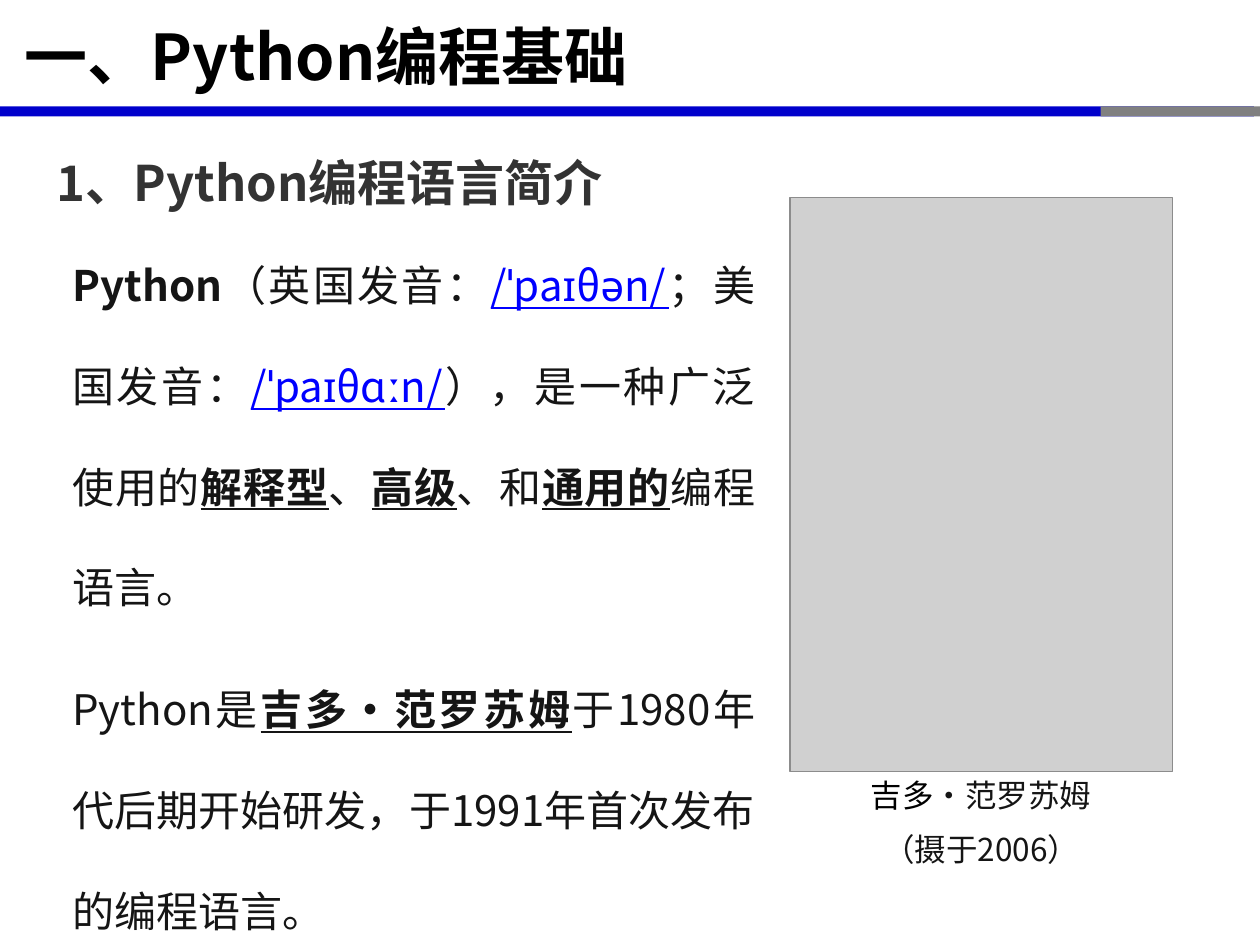
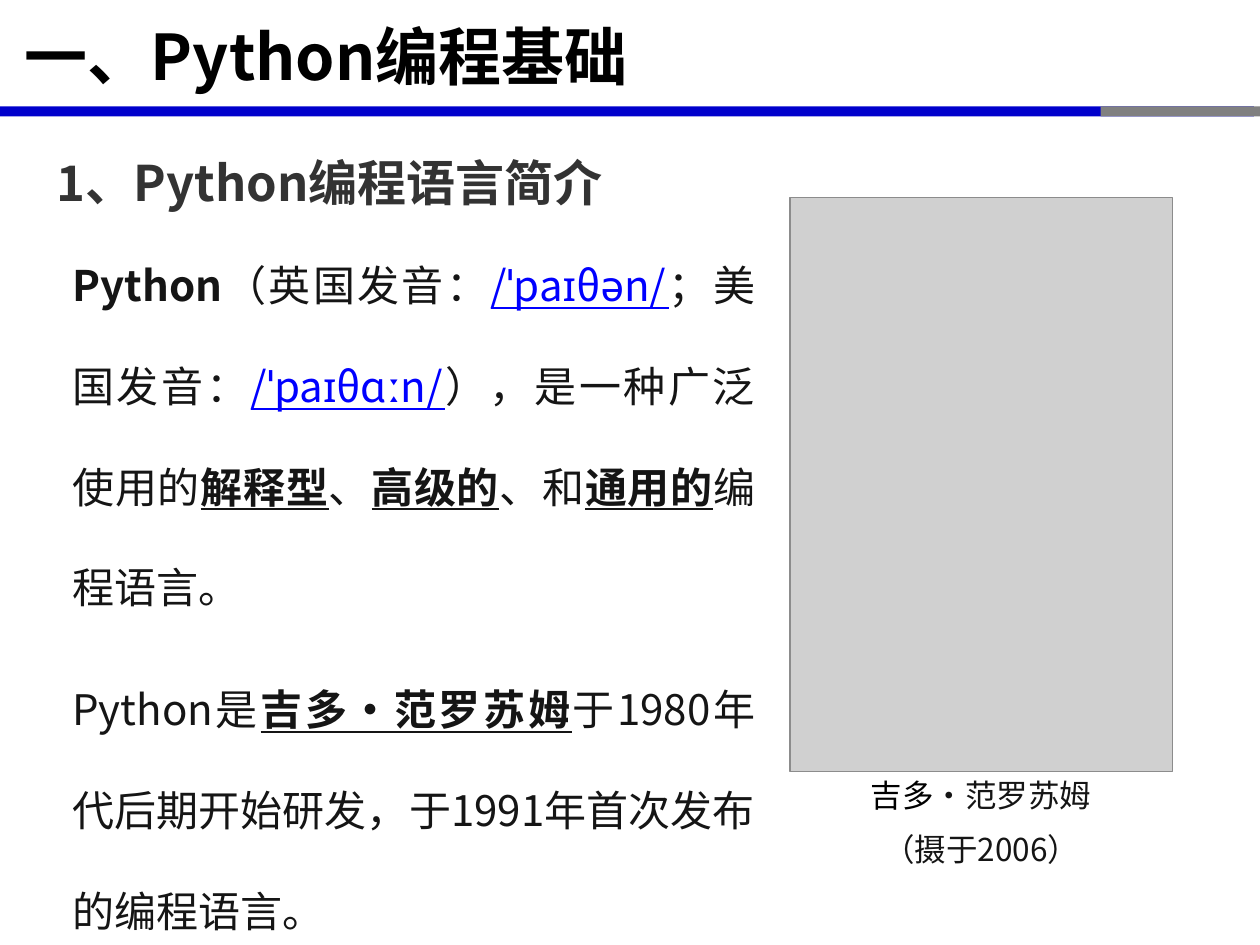
Before and after one commit to xinluo2018/open-source-gis-course, a slide deck: slide 4 of 第3章-开源GIS软件开发环境-6课时/第3章--开源GIS软件开发环境-Python编程基础-2学时.pptx. Drawn at 1260x945 pixels with LibreOffice and Linux fonts; fonts in the diff are those of the drawing; grey boxes stand for pictures. Boxes give left, top, right and bottom in pixels: in the first picture for what was removed or moved away, otherwise in the second. Text is boxed around its words. In the diff, an @@ line names an element or a change of style, - is before the commit and + after.

```diff
--- a/第3章-开源GIS软件开发环境-6课时/第3章--开源GIS软件开发环境-Python编程基础-2学时.pptx
+++ b/第3章-开源GIS软件开发环境-6课时/第3章--开源GIS软件开发环境-Python编程基础-2学时.pptx
@@ text at bbox=[72, 265, 755, 607]: text changed @@
-Python（英国发音：/ˈpaɪθən/；美国发音：/ˈpaɪθɑːn/），是一种广泛使用的解释型、高级、和通用的编程语言。
+Python（英国发音：/ˈpaɪθən/；美国发音：/ˈpaɪθɑːn/），是一种广泛使用的解释型、高级的、和通用的编程语言。
```
Also in this commit, not shown: 5 other slides changed, 3 other files.
